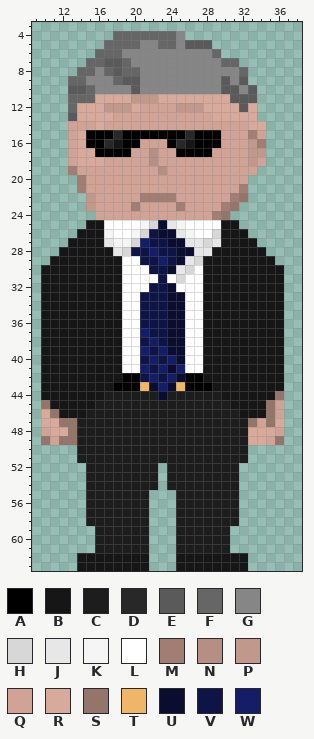
File history of a pixel-art sprite, assets/yakuza.png. Above: the version before the commit.
The file is 64x64 pixels. Colours within 5 levels of each other are drawn and written as one. Shown: x 9..38, y 3..63. The old version is drawn lined up with the new one.
Palette (. is transparent): A #000000  B #161616  C #1d1d1d  D #282828  E #5a5a5a  F #666666  G #868686  H #d7d7d7  J #e7e7e7  K #f5f5f5  L #ffffff  M #a17d73  N #b68f84  P #c1988c  Q #d0a396  R #d8aa9c  S #94756a  T #efb66a  U #0a0d2f  V #0f1447  W #151d66
Pixels before, first column x 10:
 4 ........FFFFFFFG...........
 5 .......FFFFGGFFGEEE........
 6 ......FFFGGGGGGGGGGF.......
 7 .....FFEEFGGGGGGGGGGFF.....
 8 ....FFGFEFFGGGGGGGGGGGF....
 9 ...FFGGGFEEGGGGGGGGGEGE....
10 ...EEFGGGGEGGGGGGGGGEEGE...
11 ...FFFRRRRPPPRRRRRRRREEE...
12 ...FRRRPPPRQQQQPPPRRRRER...
13 ...ERRRRQQQQQQQQQQQRRRRR...
14 ...QQQRQQQQQQQQQQQQQQQQRR..
15 ...QRAAADAAAAAAADAAAQQQMQ..
16 ...QRAADBAAQQQADBAAAQQQPM..
17 ...QRRAAAAQQNQQAAAAQQQQPP..
18 ...QRRRQQQQQNQQQQQQQQQQPQ..
19 ...MQQQQQQQQQNQQQQQQQQQQ...
20 ....MQQQQQQQQQQQQQQQQQQ....
21 ....MQQQQQQQQQQQQQQQQQM....
22 .....PQQQQQMMMMQQQQQQMS....
23 .....PQQQQMQQQQMQQQQMS.....
24 ......QQQQQQQQQQQQQMS......
25 .....BBLLLLKHUJKLLLLBB.....
26 ....BBBKLLKHVUUJKLLHBBB....
27 ...BBBBJKKHWVVUUJJHJBBBB...
28 ..BBBBBBJHVVWVVUUJJBBBBBB..
29 .BBBBBBBBLLVVWVUJHBBBBBBBB.
30 BBBBBBBBBLLLVVUJHLBBBBBBBBB
31 BBBBBBBBBLLLLVLHLLBBBBBBBBB
32 BBBBBBBBBLLLVVULLLBBBBBBBBB
33 BBBBBBBBBLLVVVUULLBBBBBBBBB
34 BBBBBBBBBLLVVVUULLBBBBBBBBB
35 BBBBBBBBBLLVVVUULLBBBBBBBBB
36 BBBBBBBBBLLVVVUULLBBBBBBBBB
37 BBBBBBBBBLLWVVUULLBBBBBBBBB
38 BBBBBBBBBLLVWVUULLBBBBBBBBB
39 BBBBBBBBBLLWVWUULLBBBBBBBBB
40 BBBBBBBBBLLVWVWULLBBBBBBBBB
41 BBBBBBBBBLLWVWUWLLBBBBBBBBB
42 BBBBBBBBBAAVWVWUAABBBBBBBBB
43 BBBBBBBBAAATUWUTAAABBBBBBBB
44 BBBBBBBCCCCCCUCCCCCCBBBBBBS
45 SBBBBBCCCCCCCCCCCCCCCBBBBSQ
46 RSBBBCCCCCCCCCCCCCCCCCBBBSQ
47 RRSSCCCCCCCCCCCCCCCCCCCSQSR
48 QRRSCCCCCCCCCCCCCCCCCCCRRRQ
49 SQSSCCCCCCCCCCCCCCCCCCCRRQS
50 ....CCCCCCCCCCCCCCCCCCC....
51 ....CCCCCCCCCCCCCCCCCCC....
52 .....CCCCCCCC.CCCCCCCC.....
53 .....CCCCCCCC.CCCCCCCC.....
54 .....CCCCCCCC.CCCCCCCC.....
55 .....CCCCCCC...CCCCCCC.....
56 .....CCCCCCC...CCCCCCC.....
57 .....CCCCCCC...CCCCCCC.....
58 .....CCCCCCC...CCCCCCC.....
59 ......CCCCCC...CCCCCC......
60 ......CCCCCC...CCCCCC......
61 ......CCCCCC...CCCCCC......
62 ....BBBBBBBB...BBBBBBBB....
63 ....BBBBBBBB...BBBBBBBB....
Once edited:
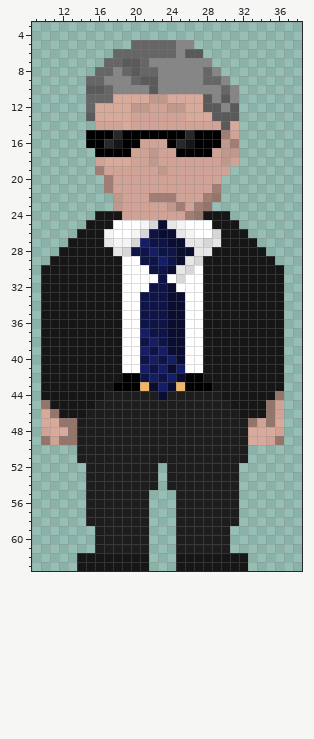
Edits made:
whole drawing moved by -7,+0 (the old picture is shown already moved)
y 4: x 18..25 FFFFFFFG -> ........
y 5: x 17..19 FFF -> ...; x 21..22 GG -> FF; x 26..28 EEE -> G..
y 6: x 16..17 FF -> ..; x 19..24 GGGGGG -> FFFFFF; x 26..29 GGGF -> EE..
y 7: x 15..21 FFEEFGG -> ..FFEEF; x 29..31 GFF -> ...
y 8: x 14..16 FFG -> ..F; x 18 E -> G; x 20..22 FGG -> EFF; x 28 G -> F; x 30..32 GGF -> ...
y 9: x 13..16 FFGG -> ..FF; x 18..22 FEEGG -> GGFEE; x 28..32 GGEGE -> FFG..
y 10: x 13..17 EEFGG -> ..EEF; x 20 E -> G; x 22 G -> E; x 30..33 EEGE -> FG..
y 11: x 13..14 FF -> ..; x 16..17 RR -> FF; x 20..21 PP -> RR; x 23 R -> P; x 28..33 RRREEE -> EGEG..
y 12: x 13..15 FRR -> ..F; x 17..21 PPPRQ -> RRRPP; x 24 Q -> P; x 26..33 PPRRRRER -> RREEGE..
y 13: x 13..15 ERR -> ..E; x 18..19 QQ -> RR; x 26..33 QQQRRRRR -> RRREEE..
y 14: x 13..16 QQQR -> ...Q; x 19 Q -> R; x 30..34 QQQRR -> ER...
y 15: x 13..14 QR -> ..; x 30 Q -> M; x 32..34 QMQ -> ...
y 16: x 13..14 QR -> ..; x 30..34 QQQPM -> PM...
y 17: x 13..15 QRR -> ...; x 22 N -> P; x 30..34 QQQPP -> PP...
y 18: x 13..19 QRRRQQQ -> ...QRRR; x 22 N -> P; x 30 Q -> P; x 32..34 QPQ -> ...
y 19: x 13..16 MQQQ -> ...M; x 23 N -> P; x 31..33 QQQ -> ...
y 20: x 14..17 MQQQ -> ...M; x 30..32 QQQ -> ...
y 21: x 14..17 MQQQ -> ...M; x 29..32 QQQM -> M...
y 22: x 15..18 PQQQ -> ...P; x 21 M -> Q; x 28..32 QQQMS -> MS...
y 23: x 15..18 PQQQ -> ...P; x 20 M -> Q; x 24 Q -> P; x 27..31 QQQMS -> MS...
y 24: x 16..18 QQQ -> BBB; x 26..30 QQQMS -> MSBBB
y 25: x 17 L -> B; x 29 L -> B
